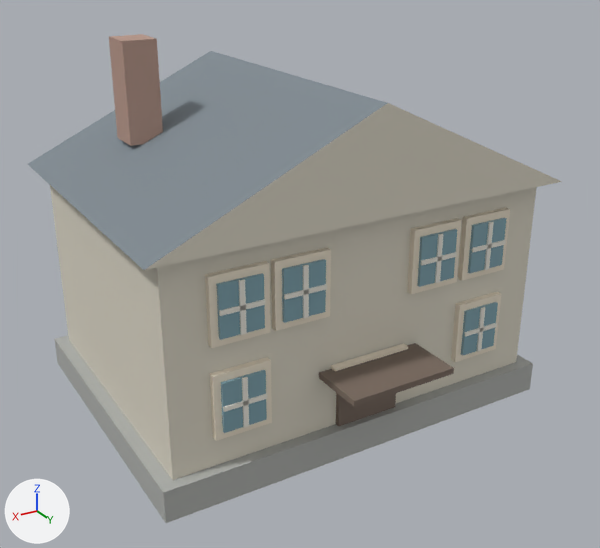
The glTF model content/scenery/models/town_house.gltf: old version first, new version second.
Camera for both pictures: a camera (50 mm lens) standing at (12.24, 21.25, 14.26) and looking at (0.05, 0.93, 4.09). Lighting does not change. The marker at lower left points along +X, +Y and +Z. The older version comes first. Vertices at exactly the same position are counted once.

In view in the first picture: 'town_house'.
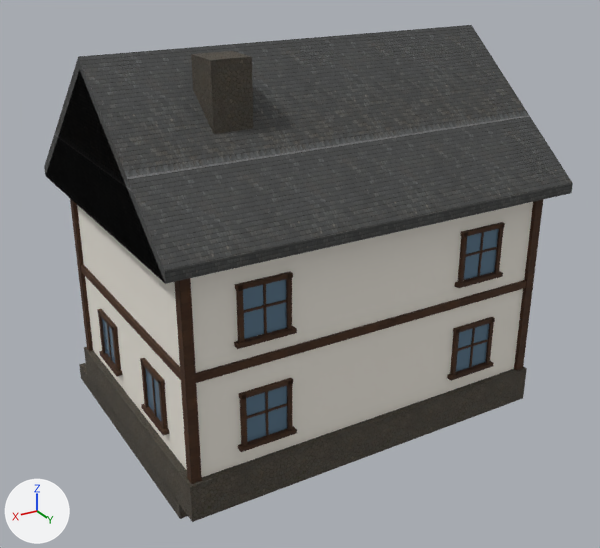
Boxes (x1, y1, x2, y2) around the edits, measured in the pictures (600 x 548 px):
'town_house', reshaped, recoloured: before (28, 34, 562, 523); after (44, 25, 573, 522)
part 1 of me_town_house, added: after (84, 347, 527, 522)
part 2 of me_town_house, added: after (191, 51, 253, 134)
part 3 of me_town_house, added: after (79, 363, 188, 519)
part 4 of me_town_house, added: after (77, 202, 533, 477)
part 5 of me_town_house, added (brown): after (514, 200, 543, 370)
part 6 of me_town_house, added (brown): after (174, 278, 202, 484)
part 7 of me_town_house, added (brown): after (70, 199, 93, 351)
part 8 of me_town_house, added: after (81, 265, 527, 383)
part 9 of me_town_house, added: after (453, 317, 495, 334)
part 10 of me_town_house, added: after (447, 361, 494, 381)
part 11 of me_town_house, added: after (485, 319, 494, 364)
part 12 of me_town_house, added: after (450, 329, 460, 375)
part 13 of me_town_house, added: after (469, 328, 475, 368)
part 14 of me_town_house, added: after (458, 339, 488, 351)
part 15 of me_town_house, rebuilt (18% taller): before (28, 51, 562, 270); after (44, 25, 573, 284)
part 16 of me_town_house, deleted: before (109, 34, 510, 441)
part 17 of me_town_house, built on: before (50, 185, 537, 523); after (97, 222, 505, 452)

Patch to the scene script:
```diff
--- a/content/scenery/models/town_house.gltf.py
+++ b/content/scenery/models/town_house.gltf.py
@@ mat_darktimber @@
+mat_darktimber = bpy.data.materials.new('DarkTimber')
+# colours: brown #907c65
+# uses the picture img_image_2
+# uses the picture img_image_3
@@ mat_stonefoundation @@
+mat_stonefoundation = bpy.data.materials.new('StoneFoundation')
+# colours: white #e5e2dd
+# uses the picture img_image_0
+# uses the picture img_image_1
@@ mat_timbertrim @@
+mat_timbertrim = bpy.data.materials.new('TimberTrim')
+# colours: beige #c4aa8b
+# uses the picture img_image_2
+# uses the picture img_image_3
@@ mat_roofslate @@
+mat_roofslate = bpy.data.materials.new('RoofSlate')
+# colours: grey #a2a6ad
+# uses the picture img_image_4
+# uses the picture img_image_5
@@ me_town_house @@
-me_town_house.from_pydata(...)  # 246 vertices, 366 faces; spans x -6.5..6.5, y -5.0..6.3, z 0.0..11.15
-me_town_house.materials.append(mat_plaster)  # pale yellow #ded8c8
-me_town_house.materials.append(mat_stone)  # grey #afb1ad
-me_town_house.materials.append(mat_roof)  # grey #7e8990
-me_town_house.materials.append(mat_darkwood)  # brown #7c6c61
-me_town_house.materials.append(mat_trim)  # pale yellow #f1e6d1
-me_town_house.materials.append(mat_glass)  # cyan #81a6b1
-me_town_house.materials.append(mat_white)  # white #edebe1
-me_town_house.materials.append(mat_brick)  # beige #b89789
+me_town_house.from_pydata(...)  # 842 vertices, 1264 faces; spans x -6.25..6.25, y -5.6..5.6, z -0.51..11.15
+# me_town_house part 1: a new loose piece, a box spanning x -5.8..5.8, y -3.45..5.15, z 0.0..1.1, in mat_stonefoundation
+# me_town_house part 2: a new loose piece, a box spanning x 2.65..3.75, y 1.9..3.0, z 7.85..11.15, in mat_stonefoundation
+# me_town_house part 3: a new loose piece, a box spanning x -5.8..5.8, y -4.3..4.3, z -0.51..0.04, in mat_stonefoundation
+# me_town_house part 4: a new loose piece, a box spanning x -5.6..5.6, y -3.25..4.95, z 1.1..7.1, in mat_stuccoplaster (white #efeadf)
+# me_town_house part 5: a new loose piece, a box spanning x -5.72..-5.44, y 4.79..5.07, z 1.1..7.1, in mat_darktimber
+# me_town_house part 6: a new loose piece, a box spanning x 5.44..5.72, y 4.79..5.07, z 1.1..7.1, in mat_darktimber
+# me_town_house part 7: a new loose piece, a box spanning x 5.44..5.72, y -3.37..-3.09, z 1.1..7.1, in mat_darktimber
+# me_town_house part 8: a new loose piece, a box spanning x -5.7..5.7, y -3.35..5.05, z 3.94..4.16, in mat_darktimber
+# me_town_house part 9: a new loose piece, a box spanning x -4.26..-2.74, y 4.95..5.07, z 3.12..3.23, in mat_darktimber
+# me_town_house part 10: a new loose piece, a box spanning x -4.34..-2.66, y 4.95..5.13, z 1.6..1.71, in mat_darktimber
+# me_town_house part 11: a new loose piece, a box spanning x -4.24..-4.12, y 4.95..5.07, z 1.68..3.22, in mat_darktimber
+# me_town_house part 12: a new loose piece, a box spanning x -2.88..-2.77, y 4.95..5.07, z 1.68..3.22, in mat_darktimber
+# me_town_house part 13: a new loose piece, a box spanning x -3.53..-3.47, y 4.983..5.033, z 1.735..3.165, in mat_darktimber
+# me_town_house part 14: a new loose piece, a box spanning x -4.165..-2.835, y 4.983..5.033, z 2.47..2.53, in mat_darktimber
+# me_town_house part 15: the loose piece of 6 vertices spanning x -6.5..6.5, y -5.0..5.0, z 7.1..10.1 is rebuilt with 12 vertices and now spans x -6.25..6.25, y -3.9..5.6, z 6.95..11.15, in mat_roofslate
+# me_town_house part 16: 28 loose pieces with 224 vertices, spanning x -4.82..4.82, y -2.3..6.3, z 0.0..11.15, are deleted
+# me_town_house part 17: 16 vertices removed from x -6.4..6.4, y -4.85..4.85, z 0.0..7.0; 590 vertices added at x -5.78..5.78, y -5.45..5.13, z 0.7..10.7
+# other edits to the shape of me_town_house do not show in these pictures
+me_town_house.materials.append(mat_stonefoundation)
+me_town_house.materials.append(mat_stuccoplaster)  # white #efeadf
+me_town_house.materials.append(mat_darktimber)
+me_town_house.materials.append(mat_roofslate)
+me_town_house.materials.append(mat_timbertrim)
+me_town_house.materials.append(mat_windowglow)  # beige #f9e7b8, glowing brown #b39e6f
+me_town_house.materials.append(mat_reflectiveglass)  # blue #69869e
```
